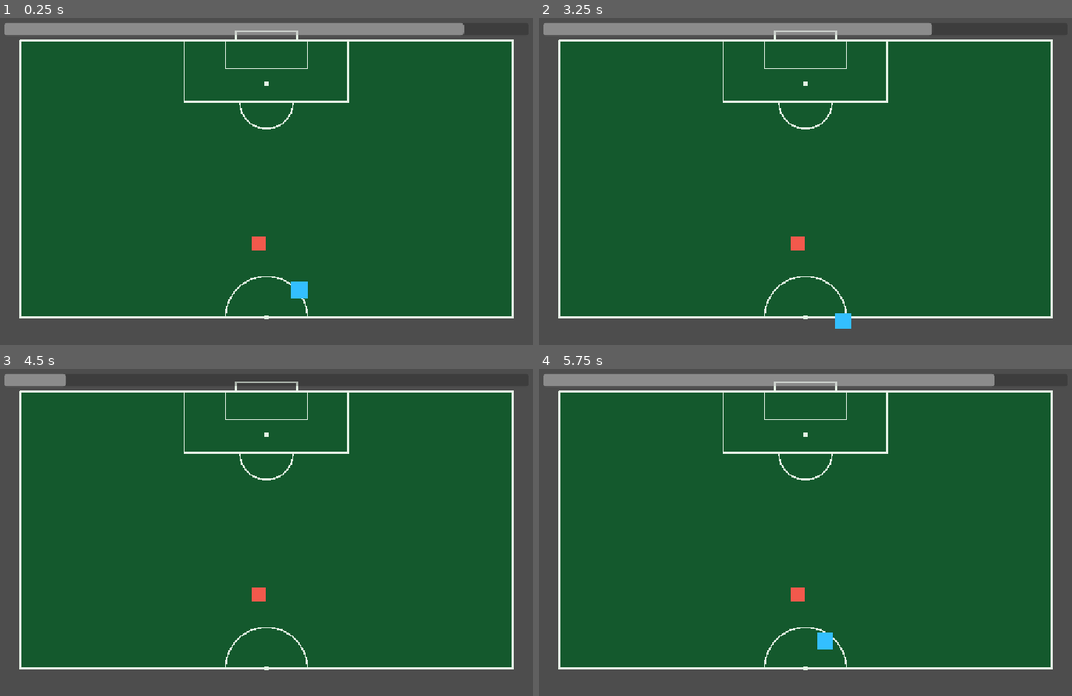
Above: before the commit, frames 1-4 (two rows, left to right).
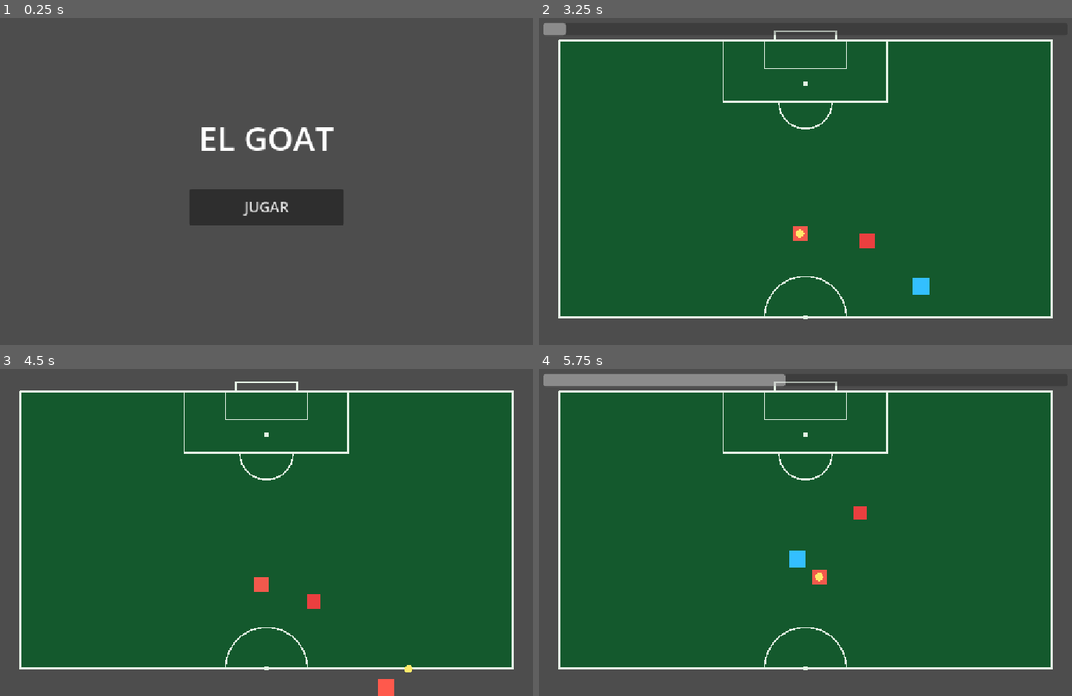
Above: after the commit, the same moments.

Repository: lucasruiz12/el-goat-game
Game: Godot game, scene res://home/Home.tscn
Two runs of this game, one before a commit and one after it. Both use one fixed random seed, a clock stepped at 60 frames per second and the inputs below. Before the commit the project starts from res://main.tscn.
Inputs (mouse positions are in pixels of both pictures, inside the frame that each line leads up to):
- Up to frame 1 (0.25 s): no input
- Up to frame 2 (3.25 s): click (805, 207) at 0.5 s, where only the run after the commit has a clickable "JUGAR"; click (805, 129) at 1.25 s, where only the run after the commit has a clickable "NIVEL 1"; hold D (player_move_right) 2.03-2.78 s; hold S (player_move_down) from 2.78 s (still down)
- Up to frame 3 (4.5 s): release S (player_move_down) at 3.53 s; hold D (player_move_right) 3.53-4.28 s; hold W (player_move_up) from 4.28 s (still down)
- Up to frame 4 (5.75 s): release W (player_move_up) at 5.03 s; hold A (player_move_left) from 5.03 s (still down)

The runs differ from the first frame. In frame 1, 82% of the frame differs, in the area x 0-97%, y 1-93%; in frame 2, 3.1%; in frame 3, 1.0%; in frame 4, 2.1%.

Commit message:
feat: add level progression and unlocks

Diff:
--- /dev/null
+++ b/ball/Ball.tscn
@@ -0,0 +1,9 @@
+[gd_scene load_steps=2 format=3]
+
+[ext_resource type="Script" path="res://ball/ball.gd" id="1_ball"]
+
+[node name="Ball" type="Node2D"]
+script = ExtResource("1_ball")
+
+[node name="Visual" type="Polygon2D" parent="."]
+color = Color(1, 0.92, 0.42, 1)
--- /dev/null
+++ b/ball/ball.gd
@@ -0,0 +1,75 @@
+class_name Ball
+extends Node2D
+
+## Ball representa una pelota independiente de los jugadores. Main decide cuando
+## empieza un pase y hacia que zona apunta; esta escena administra la trayectoria
+## y la perdida constante de velocidad producida por el rozamiento con el piso.
+## El punto objetivo del pase no es un destino donde la pelota deba detenerse:
+## la pelota mantiene su trayectoria y continua hasta perder toda su velocidad.
+
+signal pass_finished
+
+@export var radius := 8.0
+@export var deceleration := 120.0
+
+var destination := Vector2.ZERO
+var velocity := Vector2.ZERO
+var is_moving := false
+
+
+func _ready() -> void:
+	configure_visual()
+
+
+func _process(delta: float) -> void:
+	if not is_moving:
+		return
+
+	global_position += velocity * delta
+
+	# La velocidad pierde siempre la misma cantidad por segundo.
+	# Esto representa una desaceleracion constante por rozamiento.
+	var current_speed := velocity.length()
+	current_speed = move_toward(current_speed, 0.0, deceleration * delta)
+
+	if current_speed <= 0.0:
+		velocity = Vector2.ZERO
+		is_moving = false
+		pass_finished.emit()
+		return
+
+	velocity = velocity.normalized() * current_speed
+
+
+func start_pass(origin: Vector2, target: Vector2, pass_speed: float) -> void:
+	global_position = origin
+	destination = target
+
+	var pass_direction := origin.direction_to(target)
+	velocity = pass_direction * pass_speed
+
+	is_moving = true
+	visible = true
+
+
+func reset_at(position: Vector2) -> void:
+	global_position = position
+	destination = position
+	velocity = Vector2.ZERO
+	is_moving = false
+	visible = true
+
+
+func stop_at(position: Vector2) -> void:
+	global_position = position
+	destination = position
+	velocity = Vector2.ZERO
+	is_moving = false
+
+
+func configure_visual() -> void:
+	var points := PackedVector2Array()
+	for index in range(12):
+		var angle := TAU * float(index) / 12.0
+		points.append(Vector2(cos(angle), sin(angle)) * radius)
+	$Visual.polygon = points
--- a/field/field.gd
+++ b/field/field.gd
@@ -43,6 +43,13 @@
 
 func get_field_rect() -> Rect2:
 	return Rect2(global_position, field_size)
+
+
+func get_relative_rect(normalized_rect: Rect2) -> Rect2:
+	return Rect2(
+		global_position + normalized_rect.position * field_size,
+		normalized_rect.size * field_size,
+	)
 
 
 func get_midfield_line_y() -> float:
--- /dev/null
+++ b/game_progress.gd
@@ -0,0 +1,87 @@
+class_name GameProgress
+extends RefCounted
+
+## GameProgress centraliza el progreso mínimo del juego.
+## Guardamos hasta qué nivel fue completado y, a partir de eso, qué niveles están
+## disponibles. El progreso vive en user:// para mantenerse entre ejecuciones.
+
+
+const SAVE_PATH := "user://progress.cfg"
+const SECTION := "progress"
+const MAX_UNLOCKED_LEVEL_KEY := "max_unlocked_level"
+const MAX_COMPLETED_LEVEL_KEY := "max_completed_level"
+const CURRENT_LEVEL_KEY := "current_level"
+
+
+static func get_max_unlocked_level() -> int:
+	var config := ConfigFile.new()
+	var error := config.load(SAVE_PATH)
+
+	if error != OK:
+		return 1
+
+	return maxi(int(config.get_value(SECTION, MAX_UNLOCKED_LEVEL_KEY, 1)), 1)
+
+
+static func get_max_completed_level() -> int:
+	var config := ConfigFile.new()
+	var error := config.load(SAVE_PATH)
+
+	if error != OK:
+		return 0
+
+	# Compatibilidad con el progreso que ya habíamos guardado:
+	# si Nivel 2 está desbloqueado pero todavía no existe el dato de completados,
+	# significa que el Nivel 1 ya fue completado.
+	var completed_level := int(config.get_value(SECTION, MAX_COMPLETED_LEVEL_KEY, -1))
+
+	if completed_level >= 0:
+		return maxi(completed_level, 0)
+
+	var max_unlocked_level := maxi(
+		int(config.get_value(SECTION, MAX_UNLOCKED_LEVEL_KEY, 1)),
+		1,
+	)
+
+	return max_unlocked_level - 1
+
+
+static func set_current_level(level: int) -> void:
+	var config := ConfigFile.new()
+	config.load(SAVE_PATH)
+
+	config.set_value(SECTION, CURRENT_LEVEL_KEY, level)
+	config.save(SAVE_PATH)
+
+
+static func get_current_level() -> int:
+	var config := ConfigFile.new()
+	var error := config.load(SAVE_PATH)
+
+	if error != OK:
+		return 1
+
+	return maxi(int(config.get_value(SECTION, CURRENT_LEVEL_KEY, 1)), 1)
+
+
+static func complete_current_level() -> void:
+	var current_level := get_current_level()
+	var max_completed_level := get_max_completed_level()
+
+	if current_level > max_completed_level:
+		max_completed_level = current_level
+
+	var max_unlocked_level := maxi(
+		get_max_unlocked_level(),
+		max_completed_level + 1,
+	)
+
+	# El Nivel 4 no forma parte de esta progresión todavía.
+	max_unlocked_level = mini(max_unlocked_level, 3)
+
+	var config := ConfigFile.new()
+	config.load(SAVE_PATH)
+
+	config.set_value(SECTION, MAX_COMPLETED_LEVEL_KEY, max_completed_level)
+	config.set_value(SECTION, MAX_UNLOCKED_LEVEL_KEY, max_unlocked_level)
+	config.save(SAVE_PATH)
--- /dev/null
+++ b/home/Home.tscn
@@ -0,0 +1,45 @@
+[gd_scene load_steps=2 format=3]
+
+[ext_resource type="Script" path="res://home/home.gd" id="1_home"]
+
+[node name="Home" type="Control"]
+
+layout_mode = 3
+anchors_preset = 15
+anchor_right = 1.0
+anchor_bottom = 1.0
+grow_horizontal = 2
+grow_vertical = 2
+script = ExtResource("1_home")
+
+[node name="Title" type="Label" parent="."]
+
+layout_mode = 0
+anchor_left = 0.5
+anchor_top = 0.5
+anchor_right = 0.5
+anchor_bottom = 0.5
+offset_left = -300.0
+offset_top = -130.0
+offset_right = 300.0
+offset_bottom = -30.0
+text = "EL GOAT"
+horizontal_alignment = 1
+vertical_alignment = 1
+theme_override_font_sizes/font_size = 64
+
+[node name="PlayButton" type="Button" parent="."]
+
+layout_mode = 0
+anchor_left = 0.5
+anchor_top = 0.5
+anchor_right = 0.5
+anchor_bottom = 0.5
+offset_left = -150.0
+offset_top = 20.0
+offset_right = 150.0
+offset_bottom = 90.0
+text = "JUGAR"
+theme_override_font_sizes/font_size = 28
+
+[connection signal="pressed" from="PlayButton" to="." method="_on_play_pressed"]
--- /dev/null
+++ b/home/home.gd
@@ -0,0 +1,14 @@
+extends Control
+
+## Home es la pantalla inicial del juego.
+## Su responsabilidad es presentar la identidad de EL GOAT y ofrecer la entrada
+## al siguiente paso del flujo: la selección de niveles.
+##
+## Usamos Control porque esta pantalla está compuesta por elementos de interfaz
+## (botones, textos, contenedores) y no por objetos del mundo del juego.
+## La navegación se mantiene acá para que Main no tenga que conocer los detalles
+## visuales de la Home.
+
+
+func _on_play_pressed() -> void:
+	get_tree().change_scene_to_file("res://level_select/LevelSelect.tscn")
--- /dev/null
+++ b/level_select/LevelSelect.tscn
@@ -0,0 +1,111 @@
+[gd_scene load_steps=3 format=3]
+
+[ext_resource type="Script" path="res://level_select/level_select.gd" id="1_level_select"]
+[ext_resource type="PackedScene" path="res://field/Field.tscn" id="2_field"]
+
+[node name="LevelSelect" type="Control"]
+
+layout_mode = 3
+anchors_preset = 15
+anchor_right = 1.0
+anchor_bottom = 1.0
+grow_horizontal = 2
+grow_vertical = 2
+script = ExtResource("1_level_select")
+
+[node name="Field" parent="." instance=ExtResource("2_field")]
+
+modulate = Color(1, 1, 1, 0.25)
+
+[node name="Title" type="Label" parent="."]
+
+layout_mode = 0
+anchor_left = 0.5
+anchor_top = 0.5
+anchor_right = 0.5
+anchor_bottom = 0.5
+offset_left = -300.0
+offset_top = -220.0
+offset_right = 300.0
+offset_bottom = -150.0
+text = "SELECCIONAR NIVEL"
+horizontal_alignment = 1
+vertical_alignment = 1
+theme_override_font_sizes/font_size = 36
+
+[node name="Level1Button" type="Button" parent="."]
+
+layout_mode = 0
+anchor_left = 0.5
+anchor_top = 0.5
+anchor_right = 0.5
+anchor_bottom = 0.5
+offset_left = -150.0
+offset_top = -125.0
+offset_right = 150.0
+offset_bottom = -65.0
+text = "NIVEL 1"
+theme_override_font_sizes/font_size = 24
+
+[node name="Level2Button" type="Button" parent="."]
+
+layout_mode = 0
+anchor_left = 0.5
+anchor_top = 0.5
+anchor_right = 0.5
+anchor_bottom = 0.5
+offset_left = -150.0
+offset_top = -55.0
+offset_right = 150.0
+offset_bottom = 5.0
+text = "NIVEL 2"
+disabled = true
+theme_override_font_sizes/font_size = 24
+
+[node name="Level3Button" type="Button" parent="."]
+
+layout_mode = 0
+anchor_left = 0.5
+anchor_top = 0.5
+anchor_right = 0.5
+anchor_bottom = 0.5
+offset_left = -150.0
+offset_top = 15.0
+offset_right = 150.0
+offset_bottom = 75.0
+text = "NIVEL 3"
+disabled = true
+theme_override_font_sizes/font_size = 24
+
+[node name="Level4Button" type="Button" parent="."]
+
+layout_mode = 0
+anchor_left = 0.5
+anchor_top = 0.5
+anchor_right = 0.5
+anchor_bottom = 0.5
+offset_left = -150.0
+offset_top = 85.0
+offset_right = 150.0
+offset_bottom = 145.0
+text = "NIVEL 4  🔒"
+disabled = true
+theme_override_font_sizes/font_size = 24
+
+[node name="BackButton" type="Button" parent="."]
+
+layout_mode = 0
+anchor_left = 0.5
+anchor_top = 0.5
+anchor_right = 0.5
+anchor_bottom = 0.5
+offset_left = -100.0
+offset_top = 180.0
+offset_right = 100.0
+offset_bottom = 235.0
+text = "VOLVER"
+
+[connection signal="pressed" from="Level1Button" to="." method="_on_level_1_pressed"]
+[connection signal="pressed" from="Level2Button" to="." method="_on_level_2_pressed"]
+[connection signal="pressed" from="Level3Button" to="." method="_on_level_3_pressed"]
+[connection signal="pressed" from="BackButton" to="." method="_on_back_pressed"]
--- /dev/null
+++ b/level_select/level_select.gd
@@ -0,0 +1,62 @@
+extends Control
+
+## Level Select presenta los niveles disponibles y decide a qué escena entrar.
+## También refleja visualmente el progreso: un nivel completado muestra ✓,
+## uno desbloqueado queda disponible sin candado y uno bloqueado mantiene 🔒.
+
+
+@onready var level_1_button: Button = $Level1Button
+@onready var level_2_button: Button = $Level2Button
+@onready var level_3_button: Button = $Level3Button
+@onready var level_4_button: Button = $Level4Button
+
+
+func _ready() -> void:
+	update_level_buttons()
+
+
+func update_level_buttons() -> void:
+	var max_unlocked_level := GameProgress.get_max_unlocked_level()
+	var max_completed_level := GameProgress.get_max_completed_level()
+
+	update_level_button(level_1_button, 1, max_unlocked_level, max_completed_level)
+	update_level_button(level_2_button, 2, max_unlocked_level, max_completed_level)
+	update_level_button(level_3_button, 3, max_unlocked_level, max_completed_level)
+	update_level_button(level_4_button, 4, max_unlocked_level, max_completed_level)
+
+
+func update_level_button(
+	button: Button,
+	level: int,
+	max_unlocked_level: int,
+	max_completed_level: int,
+) -> void:
+	button.disabled = level > max_unlocked_level
+
+	if level <= max_completed_level:
+		button.text = "NIVEL %d ✓" % level
+	elif level <= max_unlocked_level:
+		button.text = "NIVEL %d" % level
+	else:
+		button.text = "NIVEL %d 🔒" % level
+
+
+func _on_level_1_pressed() -> void:
+	start_level(1)
+
+
+func _on_level_2_pressed() -> void:
+	start_level(2)
+
+
+func _on_level_3_pressed() -> void:
+	start_level(3)
+
+
+func _on_back_pressed() -> void:
+	get_tree().change_scene_to_file("res://home/Home.tscn")
+
+
+func start_level(level: int) -> void:
+	GameProgress.set_current_level(level)
+	get_tree().change_scene_to_file("res://main.tscn")
--- a/main.gd
+++ b/main.gd
@@ -1,64 +1,198 @@
 extends Node2D
 
-## Main coordina una situacion de desmarque acotada. El tiempo restante se actualiza
-## solo mientras la situacion esta activa y la ProgressBar muestra la misma fraccion,
-## sin crear un sistema de UI general. La evaluacion provisional vive en una funcion
-## aislada para poder reemplazarla luego por criterios tacticos mas completos.
+const FieldScript = preload("res://field/field.gd")
+const BallScript = preload("res://ball/ball.gd")
+const RivalScript = preload("res://rival/rival.gd")
+const SituationEvaluatorScript = preload("res://situation_evaluator.gd")
 
-@export_category("Off-ball tuning")
+## Main compone la situacion jugable y avanza sus estados: desmarque, pase y
+## resultado. Las entidades se ocupan de su propio movimiento y el evaluador genera
+## el pase, de modo que este nodo solo coordina la secuencia completa.
+
+enum SituationState {
+	OFF_BALL,
+	PASS,
+	RESULT,
+}
+
+@export_category("Off-ball timing")
 @export var off_ball_duration := 2.0
-@export var restart_interval := 0.75
-@export var teammate_start_position := Vector2(560.0, 450.0)
-@export var player_start_position := Vector2(640.0, 540.0)
-@export var provisional_forward_gain := 80.0
+@export var restart_interval := 1.0
+
+@export_category("Pass")
+@export var ball_speed := 350.0
+@export_range(0.0, 1.0, 0.05) var teammate_pass_precision := 0.72
+@export var pass_lead_distance := 72.0
+@export var maximum_pass_error := 80.0
+@export var ball_contact_distance := 25.0
+@export var ball_outside_grace_duration := 0.5
+
+@export_category("Rival")
+@export var rival_speed := 115.0
+@export var minimum_initial_rival_distance := 150.0
+
+@export_category("Starting regions")
+@export var player_start_region := Rect2(0.35, 0.75, 0.30, 0.16)
+@export var teammate_start_region := Rect2(0.33, 0.55, 0.34, 0.17)
+@export var rival_start_region := Rect2(0.30, 0.18, 0.40, 0.28)
 
 const PLAYER_COLOR := Color(0.2, 0.75, 1.0)
 const SUCCESS_COLOR := Color(0.3, 1.0, 0.5)
 const FAILURE_COLOR := Color(1.0, 0.35, 0.3)
 
+@onready var field: FieldScript = $Field
 @onready var player: CharacterBody2D = $Player
 @onready var player_visual: Polygon2D = $Player/Visual
 @onready var teammate: Polygon2D = $Teammate
+@onready var rival: RivalScript = $Rival
+@onready var ball: BallScript = $Ball
 @onready var off_ball_timer: ProgressBar = $Hud/OffBallTimer
+@onready var level_complete_label: Label = $Hud/LevelCompleteLabel
 
+var evaluator: SituationEvaluatorScript = SituationEvaluatorScript.new()
+var random_number_generator := RandomNumberGenerator.new()
 var remaining_time := 0.0
-var is_off_ball_active := false
+var ball_outside_time_remaining := 0.0
+var situation_state := SituationState.RESULT
 
 
 func _ready() -> void:
-	teammate.global_position = teammate_start_position
+	random_number_generator.randomize()
+	ball.pass_finished.connect(_on_ball_pass_finished)
 	off_ball_timer.max_value = off_ball_duration
-	start_off_ball_situation()
+	start_situation()
 
 
 func _process(delta: float) -> void:
-	if not is_off_ball_active:
-		return
-
-	remaining_time = maxf(remaining_time - delta, 0.0)
-	off_ball_timer.value = remaining_time
-	if is_zero_approx(remaining_time):
-		finish_off_ball_situation()
+	match situation_state:
+		SituationState.OFF_BALL:
+			update_off_ball_phase(delta)
+		SituationState.PASS:
+			update_pass_phase(delta)
 
 
-func start_off_ball_situation() -> void:
-	player.global_position = player_start_position
+func start_situation() -> void:
+	place_initial_positions()
+	ball.reset_at(teammate.global_position)
 	player.velocity = Vector2.ZERO
 	player.set_physics_process(true)
 	player_visual.color = PLAYER_COLOR
 	remaining_time = off_ball_duration
+	off_ball_timer.max_value = off_ball_duration
 	off_ball_timer.value = remaining_time
-	is_off_ball_active = true
+	off_ball_timer.visible = true
+	ball_outside_time_remaining = 0.0
+	situation_state = SituationState.OFF_BALL
 
 
-func finish_off_ball_situation() -> void:
-	is_off_ball_active = false
+func update_off_ball_phase(delta: float) -> void:
+	apply_rival_pressure(player.global_position, delta)
+
+	remaining_time = maxf(remaining_time - delta, 0.0)
+	off_ball_timer.value = remaining_time
+
+	if is_zero_approx(remaining_time):
+		start_pass()
+
+
+func start_pass() -> void:
+	var evaluation := evaluator.evaluate_pass_target(
+		player.global_position,
+		player.velocity,
+		teammate.global_position,
+		rival.global_position,
+		field.get_field_rect(),
+		teammate_pass_precision,
+		pass_lead_distance,
+		maximum_pass_error,
+		random_number_generator,
+	)
+
+	ball.start_pass(teammate.global_position, evaluation.pass_target, ball_speed)
+	off_ball_timer.visible = false
+	ball_outside_time_remaining = 0.0
+	situation_state = SituationState.PASS
+
+
+func update_pass_phase(delta: float) -> void:
+	var ball_is_inside_field := field.get_field_rect().has_point(ball.global_position)
+
+	if not ball_is_inside_field:
+		update_ball_outside_timer(delta)
+		return
+
+	apply_rival_pressure(ball.global_position, delta)
+
+	if ball.global_position.distance_to(player.global_position) <= ball_contact_distance:
+		finish_situation(true)
+		return
+
+	if ball.global_position.distance_to(rival.global_position) <= ball_contact_distance:
+		finish_situation(false)
+		return
+
+
+func update_ball_outside_timer(delta: float) -> void:
+	if is_zero_approx(ball_outside_time_remaining):
+		ball_outside_time_remaining = ball_outside_grace_duration
+		return
+
+	ball_outside_time_remaining = maxf(ball_outside_time_remaining - delta, 0.0)
+
+	if is_zero_approx(ball_outside_time_remaining):
+		finish_situation(false)
+
+
+func apply_rival_pressure(target_position: Vector2, delta: float) -> void:
+	rival.apply_pressure(target_position, rival_speed, delta)
+
+
+func place_initial_positions() -> void:
+	player.global_position = random_position_in_region(player_start_region)
+	teammate.global_position = random_position_in_region(teammate_start_region)
+	rival.global_position = random_position_in_region(rival_start_region)
+
+	var attempts := 0
+	while rival.global_position.distance_to(player.global_position) < minimum_initial_rival_distance and attempts < 8:
+		rival.global_position = random_position_in_region(rival_start_region)
+		attempts += 1
+
+
+func random_position_in_region(region: Rect2) -> Vector2:
+	var world_region := field.get_relative_rect(region)
+
+	return Vector2(
+		random_number_generator.randf_range(world_region.position.x, world_region.end.x),
+		random_number_generator.randf_range(world_region.position.y, world_region.end.y),
+	)
+
+
+func _on_ball_pass_finished() -> void:
+	# La pelota puede quedar quieta dentro de la cancha. Eso no termina
+	# la situacion: jugador y rival siguen teniendo la oportunidad de tocarla.
+	pass
+
+
+func finish_situation(succeeded: bool) -> void:
+	if situation_state == SituationState.RESULT:
+		return
+
+	situation_state = SituationState.RESULT
 	player.set_physics_process(false)
 	player.velocity = Vector2.ZERO
-	player_visual.color = SUCCESS_COLOR if evaluate_off_ball_position_provisional() else FAILURE_COLOR
+
+	if succeeded:
+		ball.stop_at(player.global_position)
+		player_visual.color = SUCCESS_COLOR
+		level_complete_label.visible = true
+
+		GameProgress.complete_current_level()
+
+		await get_tree().create_timer(restart_interval).timeout
+		get_tree().change_scene_to_file("res://level_select/LevelSelect.tscn")
+		return
+
+	player_visual.color = FAILURE_COLOR
+
 	await get_tree().create_timer(restart_interval).timeout
-	start_off_ball_situation()
-
-
-func evaluate_off_ball_position_provisional() -> bool:
-	return player.global_position.y <= teammate.global_position.y - provisional_forward_gain
+	start_situation()
--- a/main.tscn
+++ b/main.tscn
@@ -1,8 +1,10 @@
-[gd_scene format=3 uid="uid://l6t7e2jk76el"]
+[gd_scene load_steps=6 format=3 uid="uid://l6t7e2jk76el"]
 
 [ext_resource type="PackedScene" path="res://player/Player.tscn" id="1_player"]
 [ext_resource type="Script" uid="uid://cihh5v0cyh5tt" path="res://main.gd" id="2_main"]
 [ext_resource type="PackedScene" path="res://field/Field.tscn" id="3_field"]
+[ext_resource type="PackedScene" path="res://rival/Rival.tscn" id="4_rival"]
+[ext_resource type="PackedScene" path="res://ball/Ball.tscn" id="5_ball"]
 
 [node name="Node2D" type="Node2D" unique_id=1630127435]
 script = ExtResource("2_main")
@@ -17,7 +19,28 @@
 color = Color(0.95, 0.35, 0.3, 1)
 polygon = PackedVector2Array(-14, -14, 14, -14, 14, 14, -14, 14)
 
+[node name="Rival" parent="." instance=ExtResource("4_rival")]
+
+[node name="Ball" parent="." instance=ExtResource("5_ball")]
+
 [node name="Hud" type="CanvasLayer" parent="." unique_id=454082695]
+
+[node name="LevelCompleteLabel" type="Label" parent="Hud"]
+
+layout_mode = 0
+anchor_left = 0.5
+anchor_top = 0.5
+anchor_right = 0.5
+anchor_bottom = 0.5
+offset_left = -250.0
+offset_top = -70.0
+offset_right = 250.0
+offset_bottom = 10.0
+text = "¡NIVEL COMPLETADO!"
+horizontal_alignment = 1
+vertical_alignment = 1
+theme_override_font_sizes/font_size = 42
+visible = false
 
 [node name="OffBallTimer" type="ProgressBar" parent="Hud" unique_id=1837911502]
 offset_left = 64.0
--- a/project.godot
+++ b/project.godot
@@ -11,7 +11,7 @@
 [application]
 
 config/name="EL GOAT"
-run/main_scene="uid://l6t7e2jk76el"
+run/main_scene="res://home/Home.tscn"
 config/features=PackedStringArray("4.7", "GL Compatibility")
 config/icon="res://icon.svg"
 
--- /dev/null
+++ b/rival/Rival.tscn
@@ -0,0 +1,10 @@
+[gd_scene load_steps=2 format=3]
+
+[ext_resource type="Script" path="res://rival/rival.gd" id="1_rival"]
+
+[node name="Rival" type="Node2D"]
+script = ExtResource("1_rival")
+
+[node name="Visual" type="Polygon2D" parent="."]
+polygon = PackedVector2Array(-14, -14, 14, -14, 14, 14, -14, 14)
+color = Color(0.92, 0.25, 0.25, 1)
--- /dev/null
+++ b/rival/rival.gd
@@ -0,0 +1,9 @@
+class_name Rival
+extends Node2D
+
+## Rival implementa presion minima para esta iteracion: se acerca al jugador a una
+## velocidad configurable. No decide marcajes ni tacticas; mantener ese movimiento
+## aqui permite que Main coordine la secuencia sin conocer como se desplaza el rival.
+
+func apply_pressure(target_position: Vector2, speed: float, delta: float) -> void:
+	global_position = global_position.move_toward(target_position, speed * delta)
--- /dev/null
+++ b/situation_evaluator.gd
@@ -0,0 +1,39 @@
+class_name SituationEvaluator
+extends RefCounted
+
+## SituationEvaluator transforma el desmarque actual en una zona probable de pase.
+## Combina separacion, profundidad hacia el arco y espacio respecto del rival en una
+## regla pequena y explicable. El resultado es un Dictionary temporal para no fijar
+## todavia una estructura de datos que una futura evaluacion tactica podria superar.
+
+func evaluate_pass_target(player_position: Vector2, player_velocity: Vector2, teammate_position: Vector2, rival_position: Vector2, field_rect: Rect2, pass_precision: float, lead_distance: float, maximum_pass_error: float, random_number_generator: RandomNumberGenerator) -> Dictionary:
+	var separation := player_position.distance_to(teammate_position)
+	var rival_distance := player_position.distance_to(rival_position)
+	var forward_gain := teammate_position.y - player_position.y
+	var movement_direction := player_velocity.normalized()
+	if movement_direction == Vector2.ZERO:
+		movement_direction = Vector2.UP
+
+	var lead_target := player_position + movement_direction * lead_distance
+	var error_magnitude := maximum_pass_error * (1.0 - clampf(pass_precision, 0.0, 1.0))
+	var error_angle := random_number_generator.randf_range(0.0, TAU)
+	var target := lead_target + Vector2(cos(error_angle), sin(error_angle)) * error_magnitude
+	var safe_rect := field_rect.grow(-24.0)
+	target = clamp_to_rect(target, safe_rect)
+	if target.distance_to(player_position) < lead_distance * 0.5:
+		target = clamp_to_rect(player_position + movement_direction * lead_distance, safe_rect)
+
+	var separation_score := clampf((separation - 80.0) / 220.0, 0.0, 1.0)
+	var space_score := clampf(rival_distance / 220.0, 0.0, 1.0)
+	var depth_score := clampf((forward_gain + 40.0) / 220.0, 0.0, 1.0)
+	return {
+		"pass_target": target,
+		"quality": separation_score * 0.4 + space_score * 0.35 + depth_score * 0.25,
+	}
+
+
+func clamp_to_rect(point: Vector2, rect: Rect2) -> Vector2:
+	return Vector2(
+		clampf(point.x, rect.position.x, rect.end.x),
+		clampf(point.y, rect.position.y, rect.end.y),
+	)
Not shown, added: ball/ball.gd.uid
Not shown, added: game_progress.gd.uid
Not shown, added: home/home.gd.uid
Not shown, added: level_select/level_select.gd.uid
Not shown, added: rival/rival.gd.uid
Not shown, added: situation_evaluator.gd.uid
